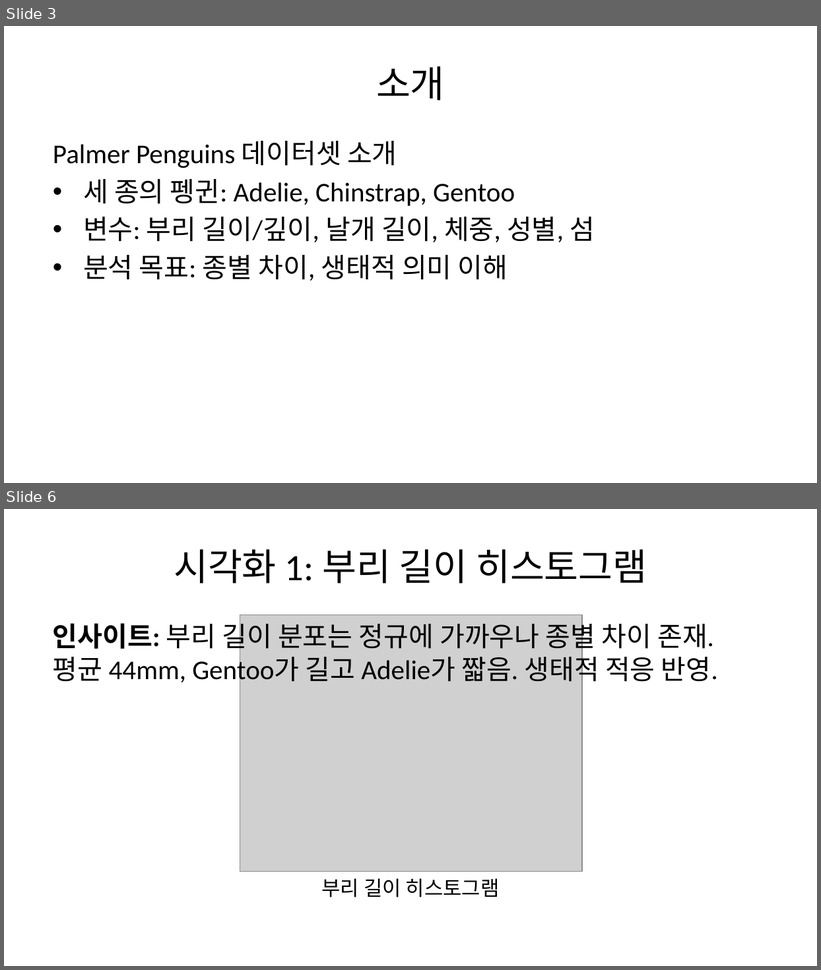
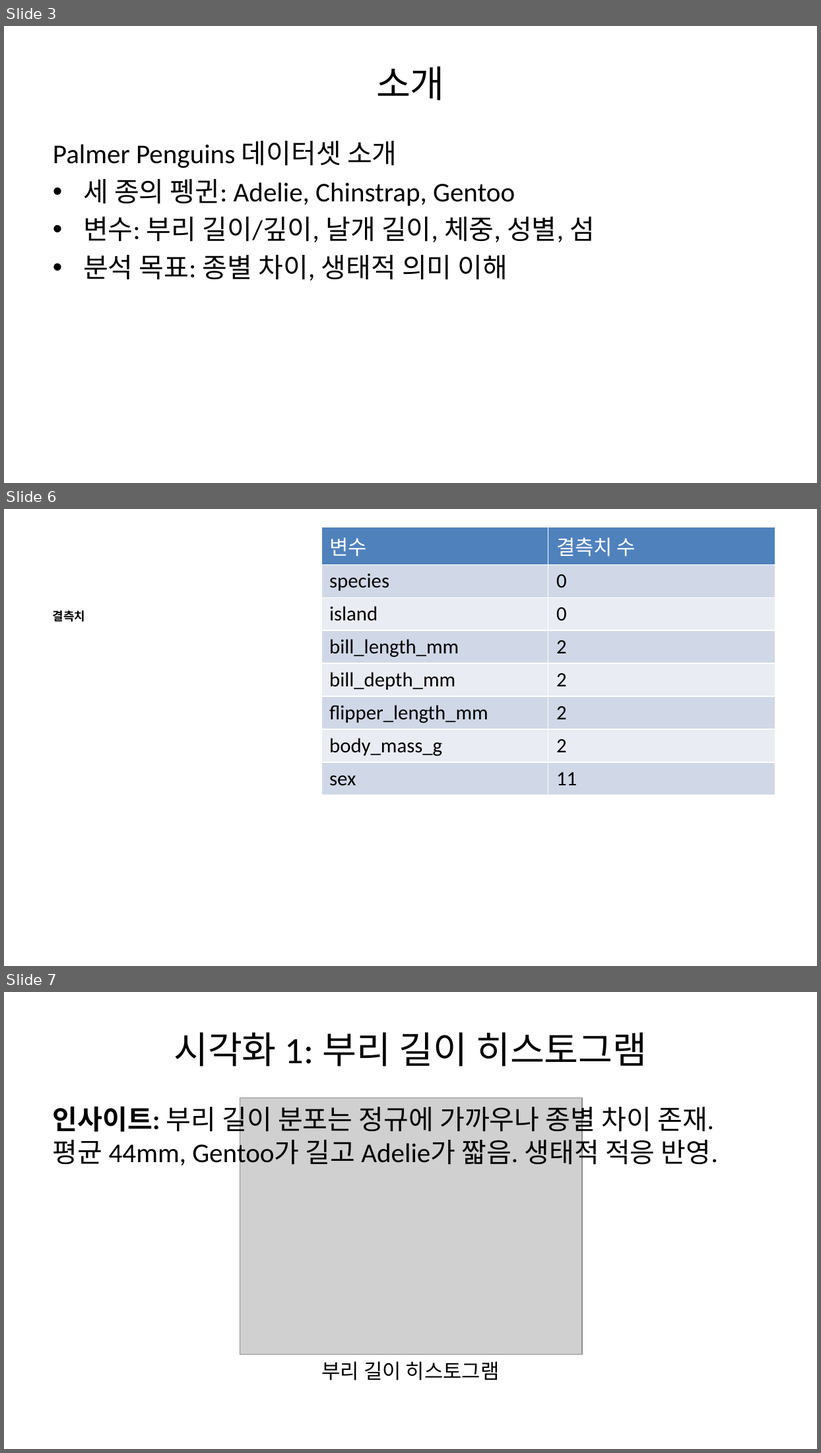
Before and after one commit to ahn19333-commits/ICB_SLIDE, a slide deck: penguin_slides.pptx. Shown one above the other, each under a label of ours: slides 3 and 6 before the commit, slides 3, 6 and 7 after it; the slides between them are not shown. The pictures are 821x970 and 821x1453 pixels, drawn with LibreOffice and Linux fonts; fonts in the diff are those of the drawing; grey boxes stand for pictures. Boxes give left, top, right and bottom in pixels: in the first picture for what was removed or moved away, otherwise in the second. Text is boxed around its words. In the diff, an @@ line names an element or a change of style, - is before the commit and + after.

```diff
--- a/penguin_slides.pptx
+++ b/penguin_slides.pptx
@@ slide 6 added at <box>4,509,817,966</box>, background #FFFFFF @@
@@ table added at <box>321,527,775,916</box>, 8 rows, 2 columns @@
+변수 | 결측치 수
+species | 0
+island | 0
+bill_length_mm | 2
+bill_depth_mm | 2
+flipper_length_mm | 2
+body_mass_g | 2
+sex | 11
@@ text added at <box>53,611,85,622</box>, 10.5 pt, text #000000, bold @@
+결측치
@@ what was slide 6 is now slide 7 @@
```
Also in this commit, not shown: 4 slides changed, 6 other slides added, 2 slides removed, 1 other file.
